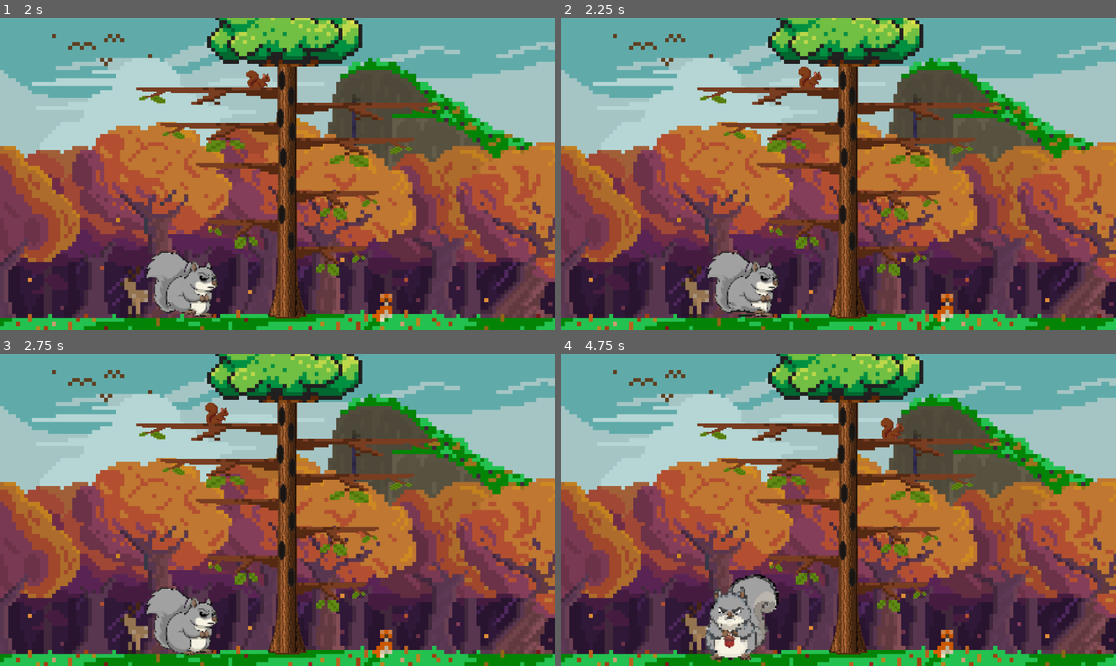
Above: before the commit, frames 1-4 (two rows, left to right).
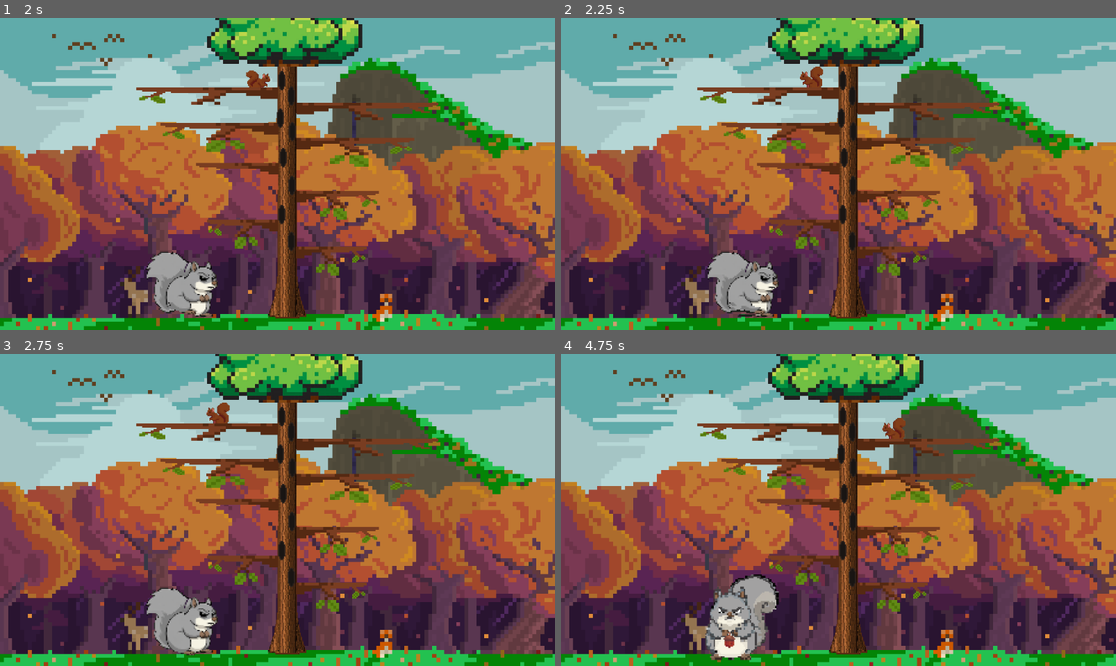
Above: after the commit, the same moments.

Repository: Ike-l/Something-Nutty
Game: Godot game, scene res://scenes/environment.tscn
Two runs of this game, one before a commit and one after it. Both use one fixed random seed, a clock stepped at 60 frames per second and the inputs below.
Inputs:
- Up to frame 1 (2 s): tap Enter (ui_accept) at 0.5, 0.77, 1.52 s; hold D (move_right) from 0.53 s (still down); tap F (launch_acorn) at 0.6, 1.35 s
- Up to frame 2 (2.25 s): release D (move_right) at 2.03 s; hold L (move_left) from 2.03 s (still down); tap F (launch_acorn) at 2.1 s
- Up to frame 3 (2.75 s): keep holding L (move_left)
- Up to frame 4 (4.75 s): release L (move_left) at 2.78 s; hold D (move_right) 2.78-4.28 s; tap F (launch_acorn) at 2.85, 3.6, 4.35 s; tap Enter (ui_accept) at 3.02, 3.77, 4.52 s; hold L (move_left) from 4.28 s (still down)

Frame 1 is identical in both runs. In frame 2, 0.2% of the frame differs, in the area x 42-48%, y 15-23%; in frame 3, 0.2%, in the area x 36-42%, y 15-23%; in frame 4, 0.2%.

Commit message:
sir nut flips

Diff:
--- a/scenes/environment.tscn
+++ b/scenes/environment.tscn
@@ -2,11 +2,10 @@
 
 [ext_resource type="Script" uid="uid://cxn8rtjg71wse" path="res://scripts/environment.gd" id="1_d5dl1"]
 [ext_resource type="PackedScene" uid="uid://nn3cxg8w23s7" path="res://scenes/Sir Nut.tscn" id="2_fm4en"]
-[ext_resource type="PackedScene" uid="uid://binuyqm458jt6" path="res://scenes/Tree.tscn" id="3_d5dl1"]
+[ext_resource type="PackedScene" uid="uid://binuyqm458jt6" path="res://scenes/tree.tscn" id="3_d5dl1"]
 [ext_resource type="PackedScene" uid="uid://bievc6vxo4bh7" path="res://scenes/nut.tscn" id="3_f0uwl"]
 [ext_resource type="Script" uid="uid://gjogryhtjxsk" path="res://Trunk.gd" id="4_hlc4h"]
 [ext_resource type="Texture2D" uid="uid://ck503fdlwvjs4" path="res://assets/DaveHoldingNut.png" id="9_80s2q"]
-[ext_resource type="Script" uid="uid://dgfx3e8typrym" path="res://scripts/animated_sir_nut.gd" id="10_1afuj"]
 [ext_resource type="Texture2D" uid="uid://dwmt7oyo786ui" path="res://assets/DaveLowNut.png" id="10_3am05"]
 [ext_resource type="Texture2D" uid="uid://deis3hppkgd6o" path="res://assets/DaveHighNut.png" id="11_1afuj"]
 [ext_resource type="Texture2D" uid="uid://d17shqv3vcr4u" path="res://assets/Treetop.png" id="11_om7ee"]
--- a/scripts/sir_nut.gd
+++ b/scripts/sir_nut.gd
@@ -66,7 +66,7 @@
 	if velocity.length() > 0:
 		velocity = velocity.normalized() * speed
 
-
+	animated_sir_nut.flip_h = velocity.x < 0
 
 	animated_sir_nut.curr_state = new_state
 	move_and_slide()
